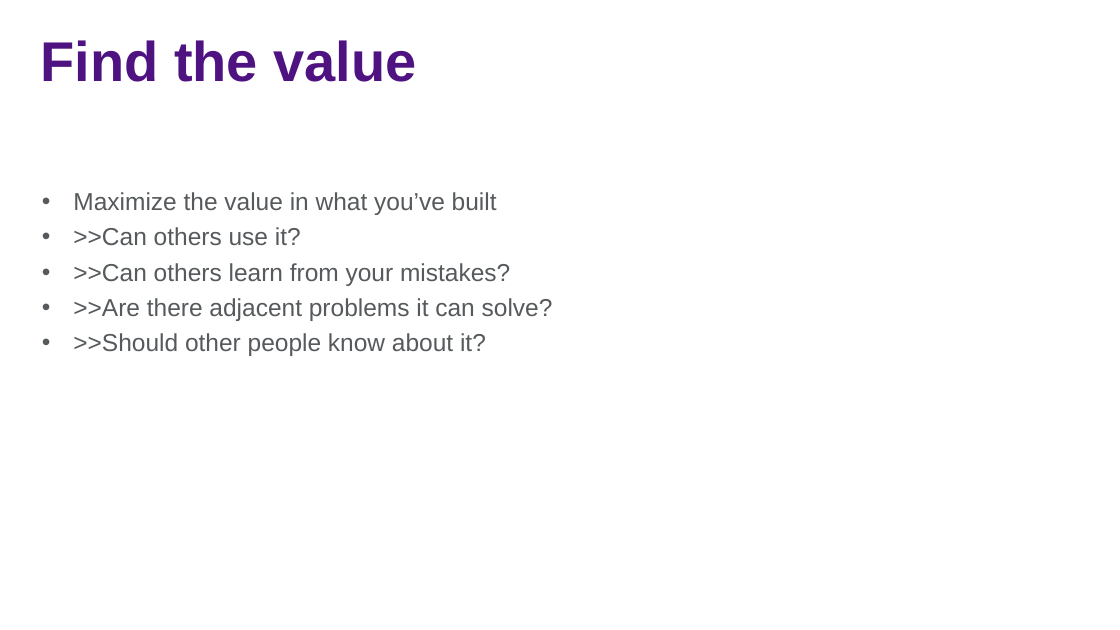
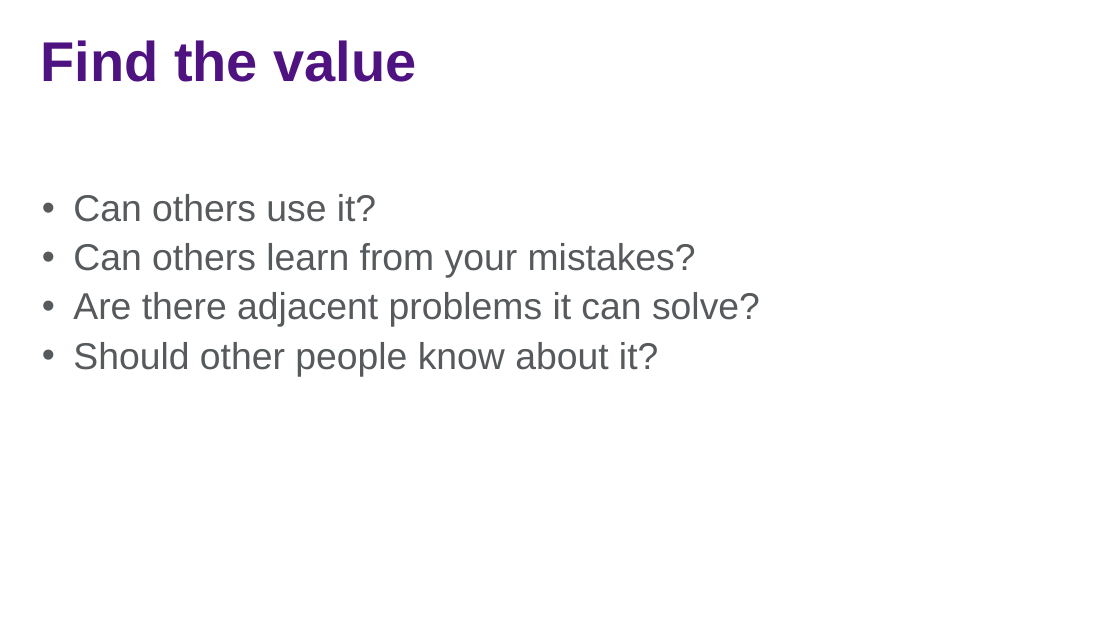
Before and after one commit to jasonjwood/presentations, a slide deck: slide 21 of InFusion2016 - Getting It Done - Jason Wood.pptx (slide 19 before the commit). Drawn at 1120x630 pixels with LibreOffice and Linux fonts; fonts in the diff are those of the drawing; background and template pictures are left out. Boxes give left, top, right and bottom in pixels: in the first picture for what was removed or moved away, otherwise in the second. Text is boxed around its words. In the diff, an @@ line names an element or a change of style, - is before the commit and + after.

```diff
--- a/InFusion2016 - Getting It Done - Jason Wood.pptx
+++ b/InFusion2016 - Getting It Done - Jason Wood.pptx
@@ text at (73,194,760,376): text changed; size 21 to 32 pt @@
-• Maximize the value in what you’ve built
-• >>Can others use it?
-• >>Can others learn from your mistakes?
-• >>Are there adjacent problems it can solve?
-• >>Should other people know about it?
+• Can others use it?
+• Can others learn from your mistakes?
+• Are there adjacent problems it can solve?
+• Should other people know about it?
```
Also in this commit, not shown: 9 other slides changed, 2 slides added.
